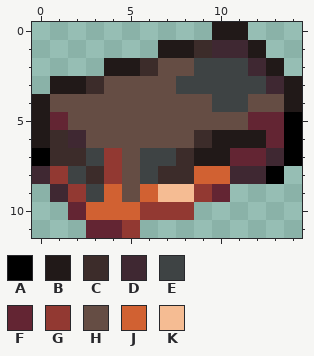
One commit to this pixel-art sprite: Items/Materials/ArnchaliteBar.png. Above, as it was before the edit.
The file is 30x24 pixels, drawn in blocks of 2x2; one block is one cell here.
Palette (. is transparent): A #000000  B #211918  C #3c2c2a  D #3f2832  E #3e4344  F #632533  G #923932  H #654d44  J #d16132  K #f5bc93
Pixels before, first column x 0:
 0 ..........BB...
 1 .......BBCDDB..
 2 ....BBCHHEEEDB.
 3 .BBCHHHHEEEEEDB
 4 BHHHHHHHHHEEHHB
 5 BFHHHHHHHHHHFFA
 6 BCDHHHHHHCBBBFA
 7 ACCEGHEECBBFFDA
 8 DGECGHECCJJDDA.
 9 .DGEJHJKKGF....
10 ..FJJJGGG......
11 ...FFG.........
Now the later version:
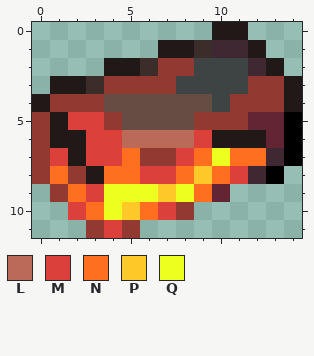
Colours new in this view: L #ba6a57  M #dc403a  N #ff6f1f  P #ffc929  Q #ecff1f
Difference:
y 2: x 7..8 HH -> GG
y 3: x 4..7 HHHH -> GGGG; x 12..13 ED -> GG
y 4: x 1..3 HHH -> GGG; x 11..13 EHH -> GGG
y 5: x 0..4 BFHHH -> GBMMG; x 9..11 HHH -> GGG
y 6: x 0..9 BCDHHHHHHC -> GBBMMLLLLM
y 7: x 0..12 ACCEGHEECBBFF -> GMBMMNGGMNQNN
y 8: x 0..11 DGECGHECCJJD -> GNGBNNMMNPNM
y 9: x 1..9 DGEJHJKKG -> GNMQQQPQN
y 10: x 2..7 FJJJGG -> MNQPNM
y 11: x 3..4 FF -> GM
Where, in picture pixels (left, top, right, bottom), the same in both pictures:
changed: (32, 58, 284, 238)
